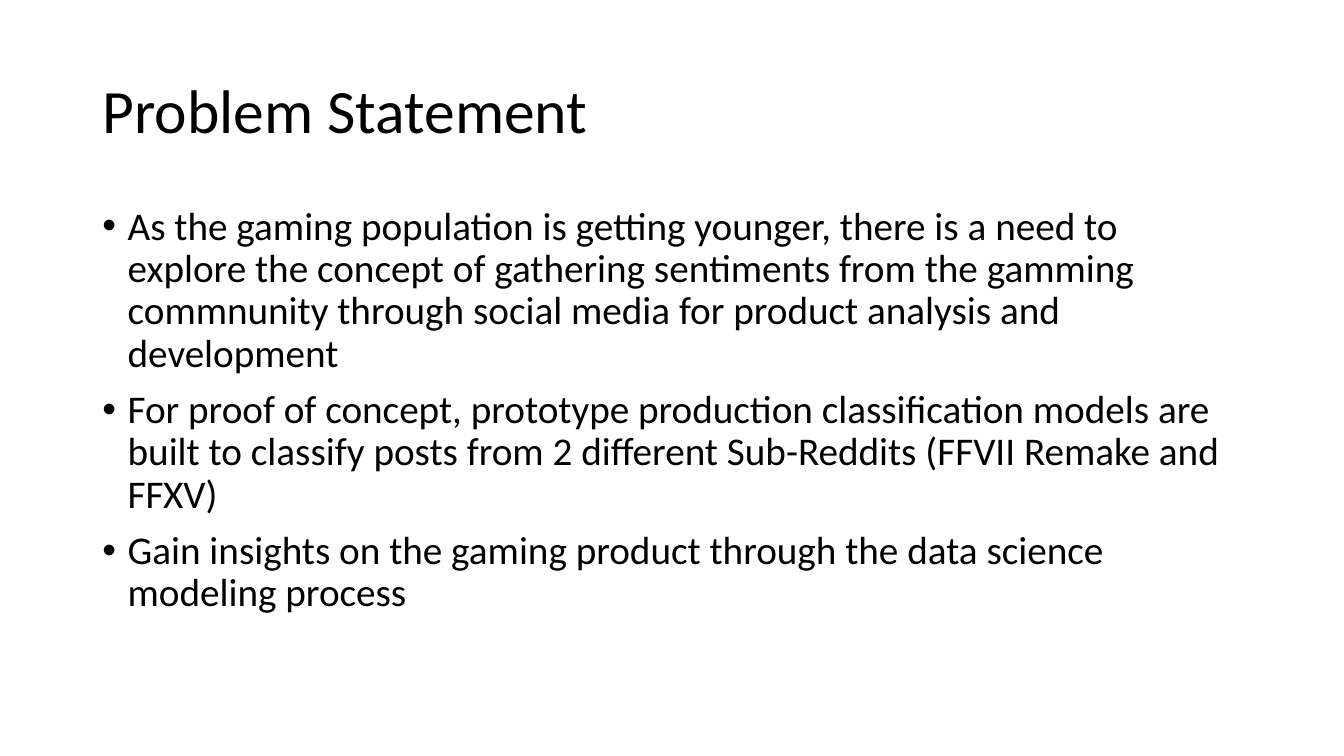
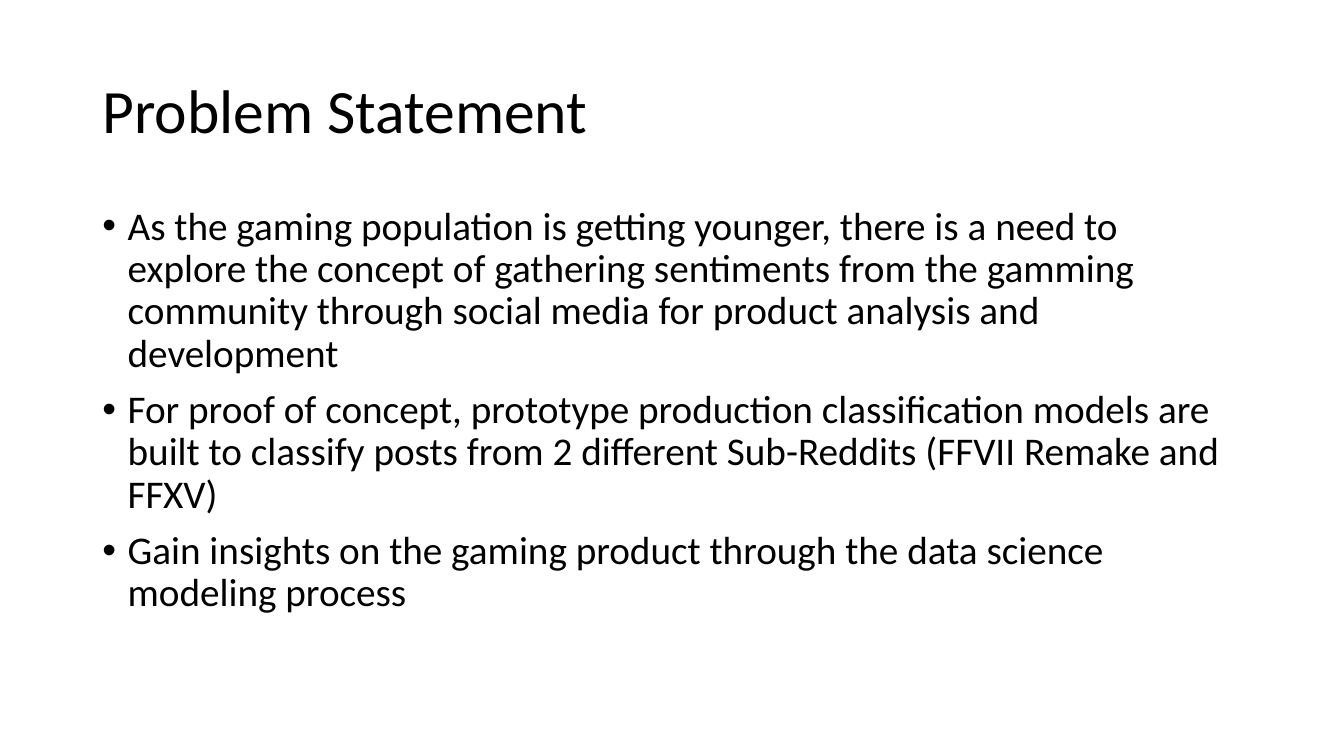
Before and after one commit to junkang85/DSI-Project-3, a slide deck: slide 3 of DSI Project_3.pptx (slide 2 before the commit). Drawn at 1344x756 pixels with LibreOffice and Linux fonts; fonts in the diff are those of the drawing. Boxes give left, top, right and bottom in pixels: in the first picture for what was removed or moved away, otherwise in the second. Text is boxed around its words. In the diff, an @@ line names an element or a change of style, - is before the commit and + after.

```diff
--- a/DSI Project_3.pptx
+++ b/DSI Project_3.pptx
@@ text at bbox=[128, 212, 1134, 374]: text changed @@
-• As the gaming population is getting younger, there is a need to explore the concept of gathering sentiments from the gamming commnunity through social media for product analysis and development
+• As the gaming population is getting younger, there is a need to explore the concept of gathering sentiments from the gamming community through social media for product analysis and development
```
Also in this commit, not shown: 5 other slides changed, 2 slides added, 6 other files.
